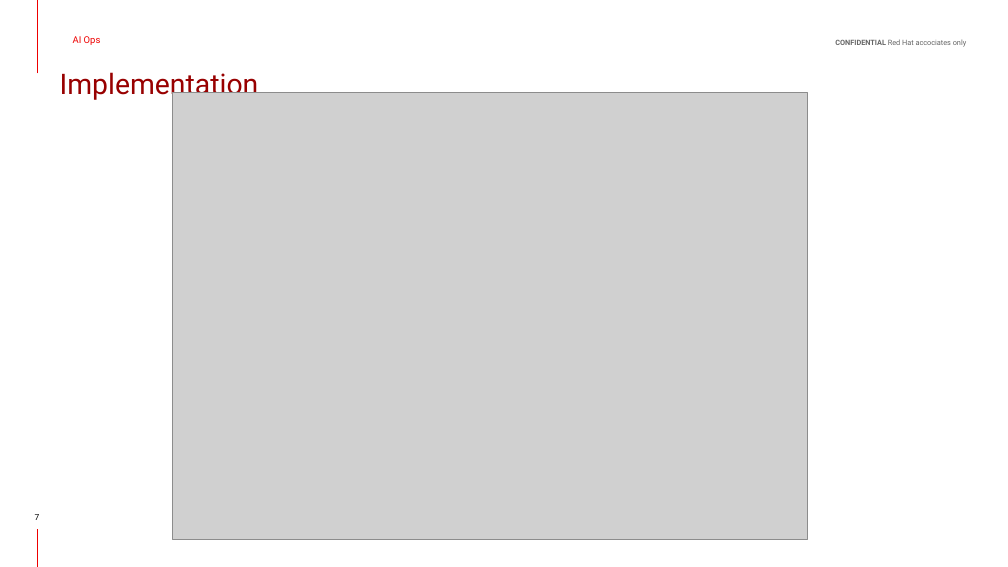
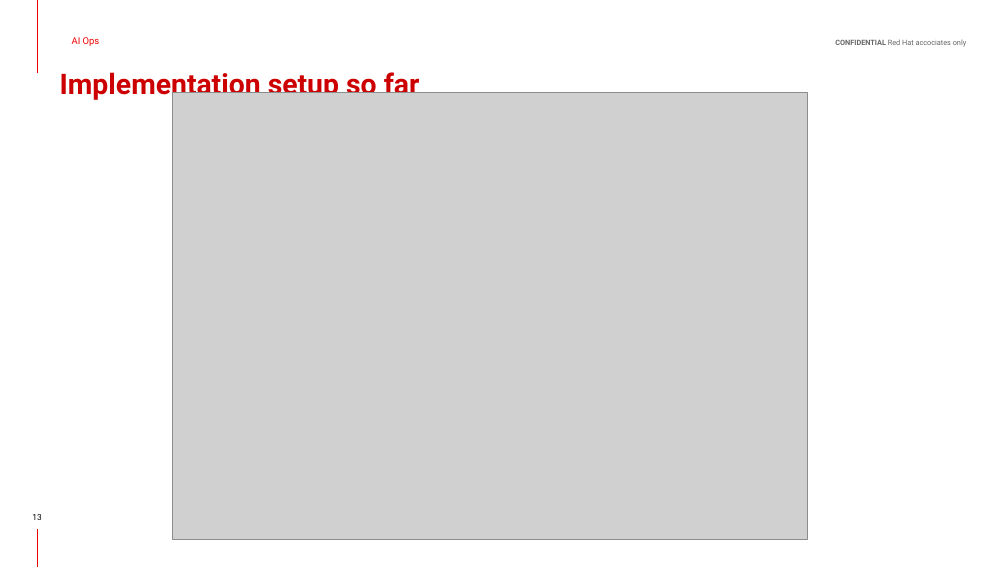
Before and after one commit to hemajv/prometheus-anomaly-detection-workshop, a slide deck: slide 13 of slides/source/I See Metrics_ Anomaly Detection on OpenShift.pptx (slide 7 before the commit). Drawn at 1008x567 pixels with LibreOffice and Linux fonts; fonts in the diff are those of the drawing; grey boxes stand for pictures; background and template pictures are left out. Boxes give left, top, right and bottom in pixels: in the first picture for what was removed or moved away, otherwise in the second. Text is boxed around its words. In the diff, an @@ line names an element or a change of style, - is before the commit and + after.

Commit message:
Update slides

```diff
--- a/slides/source/I See Metrics_ Anomaly Detection on OpenShift.pptx
+++ b/slides/source/I See Metrics_ Anomaly Detection on OpenShift.pptx
@@ title at <box>60,68,420,101</box>: text changed; text colour #980000 to #CC0000; bold on @@
-Implementation
+Implementation setup so far
@@ page number at <box>32,514,41,520</box>: text changed @@
-7
+13
```
Also in this commit, not shown: 5 other slides changed, 7 slides added, 3 slides removed, 1 other file.
